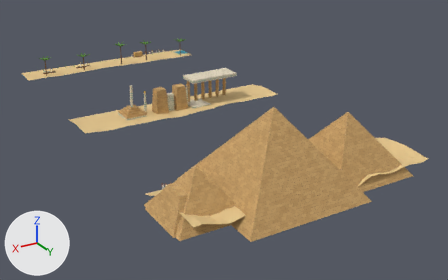
Two versions of the Blender file Assets/Integrante4/Art/BlenderSource~/egipto_backdrop.blend, one commit apart.
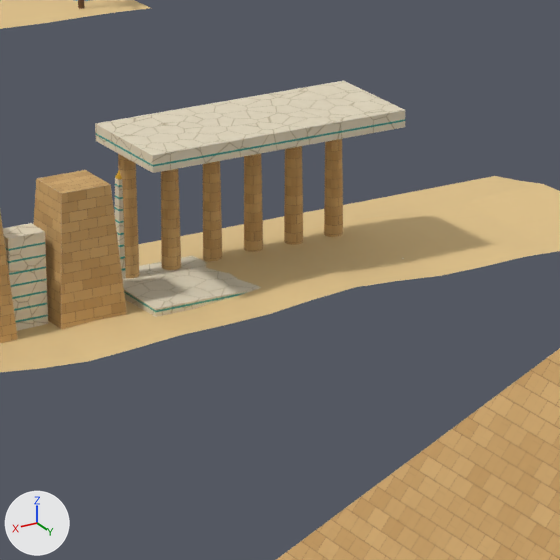
Old and new are each drawn whole from a 50 mm camera at (74.8, 207.3, 61.7) aimed at (-5.3, 73.7, -5.1) and again close up on the part from 37% to 59% of the width and 19% to 54% of the height. Every picture has the same lights, and +X, +Y and +Z are marked at lower left. The older version's two pictures come first.

Names of what the first close-up shows: 'egipto_bg_far', 'egipto_bg_mid', 'egipto_bg_near'.
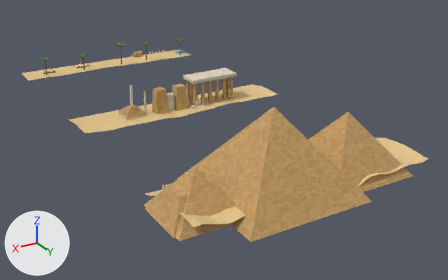
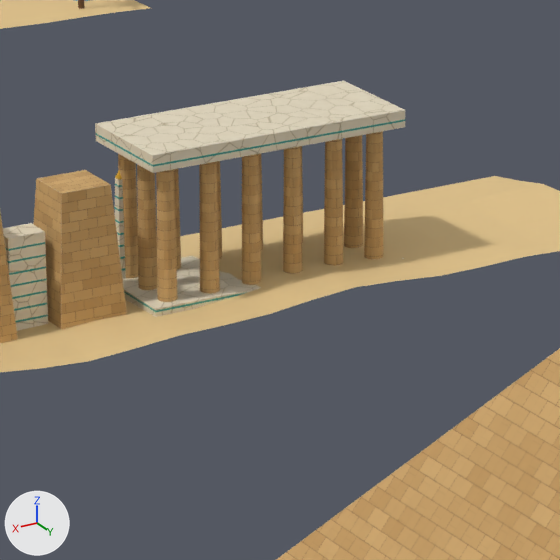
Pixel boxes (x1, y1, x2, y2) of what changed, in the close-ups (560 x 560 px):
part 1 of me_egipto_bg_mid, added (brown): after (364, 131, 384, 260)
part 2 of me_egipto_bg_mid, added (brown): after (324, 139, 343, 266)
part 3 of me_egipto_bg_mid, added (brown): after (283, 146, 303, 274)
part 4 of me_egipto_bg_mid, added (brown): after (242, 154, 261, 285)
part 5 of me_egipto_bg_mid, added (brown): after (199, 162, 220, 294)
part 6 of me_egipto_bg_mid, added (brown): after (156, 169, 178, 302)
part 7 of me_egipto_bg_mid, added (brown): after (344, 135, 363, 248)
part 8 of me_egipto_bg_mid, added (brown): after (137, 164, 157, 290)

The edits, one by one:
me_egipto_bg_mid is used by ob_egipto_bg_mid; location (0.0, 50.0, 0.0).
me_egipto_bg_mid had 641 vertices, 446 faces and spanned x -30.0..30.0, y 0.0..14.0, z 0.0..9.0.
me_egipto_bg_mid now has 897 vertices, 590 faces and spans x -30.0..30.0, y 0.0..14.0, z 0.0..9.0.
me_egipto_bg_mid part 1: a new loose piece, a 16-sided cylinder along z spanning x -16.5..-15.5, y 9.5..10.5, z 0.8..7.8, in mat_egipto_bg_stone.
me_egipto_bg_mid part 2: a new loose piece, a 16-sided cylinder along z spanning x -14.1..-13.1, y 9.5..10.5, z 0.8..7.8, in mat_egipto_bg_stone.
me_egipto_bg_mid part 3: a new loose piece, a 16-sided cylinder along z spanning x -11.7..-10.7, y 9.5..10.5, z 0.8..7.8, in mat_egipto_bg_stone.
me_egipto_bg_mid part 4: a new loose piece, a 16-sided cylinder along z spanning x -9.3..-8.3, y 9.5..10.5, z 0.8..7.8, in mat_egipto_bg_stone.
me_egipto_bg_mid part 5: a new loose piece, a 16-sided cylinder along z spanning x -6.9..-5.9, y 9.5..10.5, z 0.8..7.8, in mat_egipto_bg_stone.
me_egipto_bg_mid part 6: a new loose piece, a 16-sided cylinder along z spanning x -4.5..-3.5, y 9.5..10.5, z 0.8..7.8, in mat_egipto_bg_stone.
me_egipto_bg_mid part 7: a new loose piece, a 16-sided cylinder along z spanning x -16.5..-15.5, y 7.5..8.5, z 0.8..7.8, in mat_egipto_bg_stone.
me_egipto_bg_mid part 8: a new loose piece, a 16-sided cylinder along z spanning x -4.5..-3.5, y 7.5..8.5, z 0.8..7.8, in mat_egipto_bg_stone.
